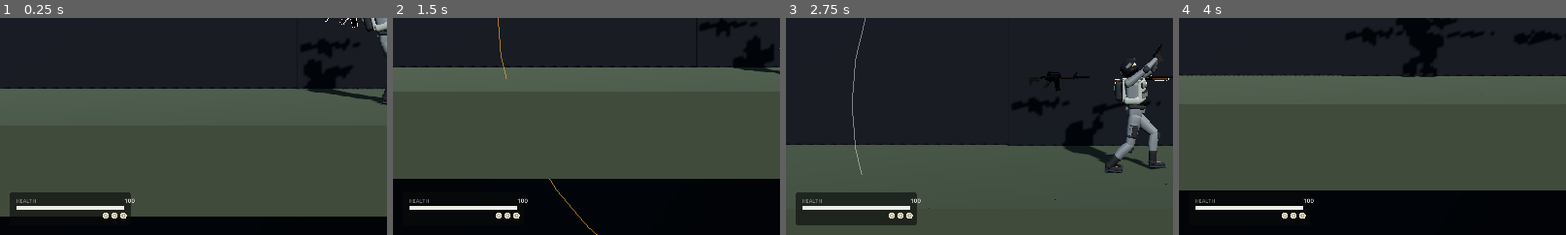
Above: before the commit, frames 1-4 (left to right).
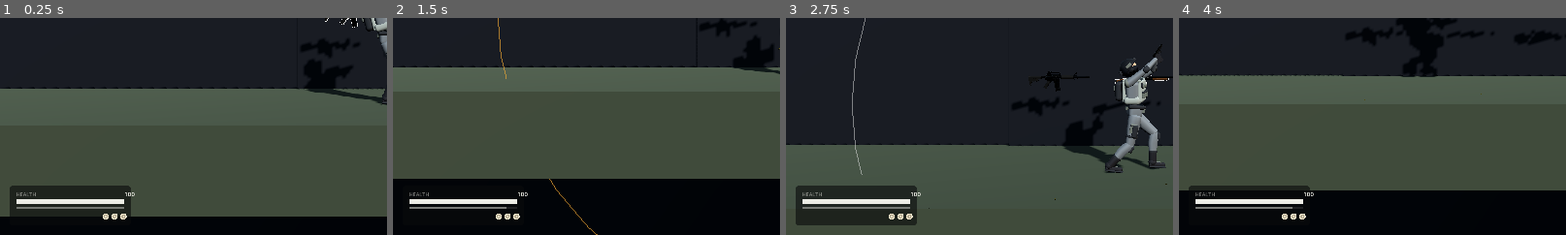
Above: after the commit, the same moments.

Repository: RealAbdurRehman/impulse
Game: Godot game, scene res://scenes/main.tscn
The game is run twice, just before and just after one commit, with the same random seed, the same clock (stepped at 60 frames per second) and the same inputs.
Inputs (mouse positions are % of the whole screen's width and height, from its top left):
- Up to frame 1 (0.25 s): no input
- Up to frame 2 (1.5 s): tap Enter at 0.5 s; move the mouse to (72, 45) at 0.52 s; hold D (move_right) 0.53-1.25 s; hold Right mouse button (aim) 0.53-1.25 s; click (72, 45) at 0.67 s; tap Space (jump) at 0.77, 1.07 s; tap Ctrl (crouch) at 0.8 s; drag from (30, 55) to (45, 70) at 1.27 s
- Up to frame 3 (2.75 s): move the mouse to (60, 28) at 2.02 s; hold D (move_right) from 2.03 s (still down); hold F (heal) from 2.03 s (still down); tap Shift (sprint) at 2.3 s
- Up to frame 4 (4 s): release D (move_right) at 2.75 s; release F (heal) at 2.75 s; drag from (45, 70) to (20, 35) at 2.77 s; move the mouse to (80, 65) at 3.52 s; hold A (move_left) from 3.53 s (still down); hold Space (jump) from 3.53 s (still down); right-click (80, 65) at 3.8 s
The pictures show only the part of the screen within x 0-50%, y 50-100%; the shares and areas given below are measured in that part.

The runs differ from the first frame. In frame 1, 2.3% of the frame differs, in the area x 2-35%, y 77-93%; in frame 2, 1.3%; in frame 3, 2.3%; in frame 4, 2.0%.

Commit message:
Add stamina mechanic and fix warnings

Diff:
--- a/scenes/player.tscn
+++ b/scenes/player.tscn
@@ -8,6 +8,7 @@
 [ext_resource type="Script" path="res://scripts/player/player_death.gd" id="6_death"]
 [ext_resource type="Script" path="res://scripts/player/player_healing.gd" id="7_healing"]
 [ext_resource type="Script" path="res://scripts/ui/player_hud.gd" id="8_hud"]
+[ext_resource type="Script" path="res://scripts/player/player_stamina.gd" id="9_stamina"]
 
 [node name="Player" unique_id=1491936547 node_paths=PackedStringArray("input", "health") instance=ExtResource("1_char")]
 input = NodePath("PlayerInput")
@@ -49,9 +50,16 @@
 movement = NodePath("..")
 input = NodePath("../PlayerInput")
 
-[node name="PlayerHud" type="CanvasLayer" parent="." node_paths=PackedStringArray("health", "healing", "weapon", "movement")]
+[node name="PlayerHud" type="CanvasLayer" parent="." node_paths=PackedStringArray("health", "healing", "stamina", "weapon", "movement")]
 script = ExtResource("8_hud")
 health = NodePath("../Health")
 healing = NodePath("../PlayerHealing")
+stamina = NodePath("../PlayerStamina")
 weapon = NodePath("../Weapon")
 movement = NodePath("..")
+
+[node name="PlayerStamina" type="Node" parent="." node_paths=PackedStringArray("movement", "input", "health")]
+script = ExtResource("9_stamina")
+movement = NodePath("..")
+input = NodePath("../PlayerInput")
+health = NodePath("../Health")
--- a/scripts/blood/bandage_mesh.gd
+++ b/scripts/blood/bandage_mesh.gd
@@ -34,17 +34,17 @@
 	return out
 
 
-static func span(faces: PackedVector3Array) -> Vector2:
+static func span(tris: PackedVector3Array) -> Vector2:
 	var low := INF
 	var high := -INF
-	for v in faces:
+	for v in tris:
 		low = minf(low, v.y)
 		high = maxf(high, v.y)
 
 	return Vector2(low, high)
 
 
-static func build(faces: PackedVector3Array, centre: float, half: float, start: float, width: float, gap: float) -> ArrayMesh:
+static func build(tris: PackedVector3Array, centre: float, half: float, start: float, width: float, gap: float) -> ArrayMesh:
 	var step := 2.0 * half / float(ROWS)
 	var gap_y := step * 0.5
 	var first := centre - half - gap_y
@@ -52,7 +52,7 @@
 	for k in 2 * ROWS + 3:
 		planes.append(PackedVector2Array())
 
-	_slice(faces, first, gap_y, planes)
+	_slice(tris, first, gap_y, planes)
 
 	var hulls: Array[PackedVector2Array] = []
 	var heights := PackedFloat32Array()
@@ -115,12 +115,12 @@
 	return mesh
 
 
-static func _slice(faces: PackedVector3Array, first: float, gap: float, planes: Array[PackedVector2Array]) -> void:
+static func _slice(tris: PackedVector3Array, first: float, gap: float, planes: Array[PackedVector2Array]) -> void:
 	var last := planes.size() - 1
-	for t in range(0, faces.size(), 3):
-		var a := faces[t]
-		var b := faces[t + 1]
-		var c := faces[t + 2]
+	for t in range(0, tris.size(), 3):
+		var a := tris[t]
+		var b := tris[t + 1]
+		var c := tris[t + 2]
 		var low := minf(a.y, minf(b.y, c.y))
 		var high := maxf(a.y, maxf(b.y, c.y))
 		var k0 := maxi(ceili((low - first) / gap), 0)
--- a/scripts/character/character_movement.gd
+++ b/scripts/character/character_movement.gd
@@ -1,5 +1,7 @@
 class_name CharacterMovement
 extends Node3D
+
+signal jumped
 
 @export var input: ActorInput
 @export var health: Health
@@ -201,6 +203,8 @@
 
 		_jump_buffer = 0.0
 		_coyote = 0.0
+
+		jumped.emit()
 
 	if jump_cut < 1.0 and input.jump_released and not grounded and _vy > 0.0:
 		_vy *= jump_cut
--- /dev/null
+++ b/scripts/player/player_stamina.gd
@@ -0,0 +1,80 @@
+class_name PlayerStamina
+extends Node
+
+@export var movement: CharacterMovement
+@export var input: ActorInput
+@export var health: Health
+
+@export var max_stamina := 100.0
+@export var sprint_drain := 12.0
+@export var jump_cost := 10.0
+
+@export_group("Recovery")
+@export var regen_delay := 1.0
+@export var regen_moving := 16.0
+@export var regen_resting := 28.0
+@export_range(0.0, 1.0) var recover_at := 0.25
+
+@export_group("Winded")
+@export_range(0.3, 1.0) var winded_move_scale := 0.85
+
+var current := 0.0
+var exhausted := false
+
+var _rest := 0.0
+
+
+func _init() -> void:
+	process_physics_priority = -40
+
+
+func _ready() -> void:
+	current = max_stamina
+	movement.jumped.connect(_on_jumped)
+	health.died.connect(set_physics_process.bind(false))
+
+
+func fraction() -> float:
+	return current / max_stamina
+
+
+func _physics_process(delta: float) -> void:
+	if exhausted:
+		input.sprint = false
+		input.move *= winded_move_scale
+
+	if input.jump_pressed and current < jump_cost:
+		input.jump_pressed = false
+
+	if _sprinting():
+		_spend(sprint_drain * delta)
+	elif _rest > 0.0:
+		_rest -= delta
+	else:
+		var resting := movement.grounded and absf(input.move) < 0.1
+		current = minf(current + (regen_resting if resting else regen_moving) * delta, max_stamina)
+
+	if exhausted and current >= max_stamina * recover_at:
+		exhausted = false
+
+
+func _sprinting() -> bool:
+	return (
+		input.sprint
+		and movement.grounded
+		and not movement.crouching
+		and not movement.moving_backward
+		and movement.aim_amount < 0.1
+		and movement.move_speed > movement.walk_speed + 0.05
+	)
+
+
+func _on_jumped() -> void:
+	_spend(jump_cost)
+
+
+func _spend(amount: float) -> void:
+	current = maxf(current - amount, 0.0)
+	_rest = regen_delay
+	if current <= 0.0:
+		exhausted = true
--- a/scripts/ui/player_hud.gd
+++ b/scripts/ui/player_hud.gd
@@ -7,9 +7,11 @@
 const TRACK := Color(1.0, 1.0, 1.0, 0.1)
 const BLOOD := Color(0.8, 0.16, 0.14)
 const GAUZE := Color(0.93, 0.89, 0.79)
+const AMBER := Color(0.92, 0.62, 0.2)
 
 @export var health: Health
 @export var healing: PlayerHealing
+@export var stamina: PlayerStamina
 @export var weapon: Weapon
 @export var movement: CharacterMovement
 
@@ -56,13 +58,15 @@
 
 func _paint_vitals(c: Control, view: Vector2) -> void:
 	var font := ThemeDB.fallback_font
-	var area := Rect2(margin, view.y - margin - 82.0, 300.0, 82.0)
+	var area := Rect2(margin, view.y - margin - 98.0, 300.0, 98.0)
 	c.draw_style_box(_box, area)
 
 	var frac := clampf(health.current / health.max_health, 0.0, 1.0)
 	var bar := Rect2(area.position + Vector2(16.0, 34.0), Vector2(268.0, 10.0))
 	c.draw_rect(bar, TRACK)
 	c.draw_rect(Rect2(bar.position, Vector2(bar.size.x * frac, bar.size.y)), INK.lerp(BLOOD, clampf(1.0 - frac * 2.2, 0.0, 1.0)))
+
+	_paint_stamina(c, area)
 
 	c.draw_string(font, area.position + Vector2(16.0, 26.0), "HEALTH", HORIZONTAL_ALIGNMENT_LEFT, -1.0, 13, DIM)
 	c.draw_string(font, area.position + Vector2(284.0, 26.0), str(ceili(health.current)), HORIZONTAL_ALIGNMENT_RIGHT, -1.0, 15, INK)
@@ -71,16 +75,32 @@
 	if bleed > 0.02:
 		var pulse := 0.65 + 0.35 * sin(Time.get_ticks_msec() * 0.007)
 		var tint := Color(BLOOD, pulse)
-		c.draw_circle(area.position + Vector2(22.0, 58.0), 4.0, tint)
-		c.draw_string(font, area.position + Vector2(34.0, 63.0), "BLEEDING  -%.1f/s" % bleed, HORIZONTAL_ALIGNMENT_LEFT, -1.0, 13, tint)
+		c.draw_circle(area.position + Vector2(22.0, 76.0), 4.0, tint)
+		c.draw_string(font, area.position + Vector2(34.0, 81.0), "BLEEDING  -%.1f/s" % bleed, HORIZONTAL_ALIGNMENT_LEFT, -1.0, 13, tint)
 
 	var x := area.end.x - 18.0
 	for i in healing.bandages:
-		_paint_roll(c, Vector2(x, area.position.y + 58.0))
+		_paint_roll(c, Vector2(x, area.position.y + 76.0))
 		x -= 22.0
 
 	if healing.bandages > 0 and healing.open_wounds() > 0 and not healing.is_applying():
-		c.draw_string(font, Vector2(x - 6.0, area.position.y + 63.0), "F", HORIZONTAL_ALIGNMENT_RIGHT, -1.0, 13, GAUZE)
+		c.draw_string(font, Vector2(x - 6.0, area.position.y + 81.0), "F", HORIZONTAL_ALIGNMENT_RIGHT, -1.0, 13, GAUZE)
+
+
+func _paint_stamina(c: Control, area: Rect2) -> void:
+	var bar := Rect2(area.position + Vector2(16.0, 52.0), Vector2(268.0, 5.0))
+	c.draw_rect(bar, TRACK)
+
+	var tint := INK
+	if stamina.exhausted:
+		var pulse := 0.6 + 0.4 * sin(Time.get_ticks_msec() * 0.012)
+		tint = Color(AMBER, pulse)
+		var mark := bar.position.x + bar.size.x * stamina.recover_at
+		c.draw_rect(Rect2(mark - 1.0, bar.position.y - 3.0, 2.0, bar.size.y + 6.0), Color(AMBER, 0.8))
+	else:
+		tint = Color(INK, lerpf(0.9, 0.35, smoothstep(0.6, 1.0, stamina.fraction())))
+
+	c.draw_rect(Rect2(bar.position, Vector2(bar.size.x * stamina.fraction(), bar.size.y)), tint)
 
 
 func _paint_roll(c: Control, at: Vector2) -> void:
Not shown, added: scripts/player/player_stamina.gd.uid
